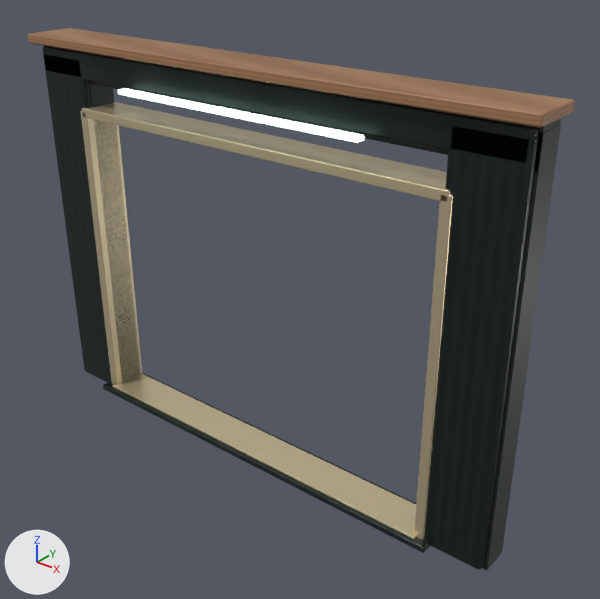
The glTF model public/models/custom/architecture/elevator-portal.glb: old version first, new version second.
Both versions are drawn from a camera (50 mm lens) standing at (9.95, -11.01, 10.71) and looking at (0.85, 0.37, 3.65). Lighting does not change. The marker at lower left points along +X, +Y and +Z. The older version comes first. Vertices at exactly the same position are counted once.

Script lines for the objects in view, before the commit:
```python
ob_portal_canopy = bpy.data.objects.new('Portal_Canopy', me_cube_216)
ob_portal_canopy.location = (0.0, 0.0, 8.05)
ob_portal_closure_header = bpy.data.objects.new('Portal_Closure_Header', me_cube_207)
ob_portal_closure_header.location = (0.0, 0.05, 7.62)
ob_portal_closure_left = bpy.data.objects.new('Portal_Closure_Left', me_cube_205)
ob_portal_closure_left.location = (-4.86, 0.05, 3.91)
ob_portal_closure_right = bpy.data.objects.new('Portal_Closure_Right', me_cube_206)
ob_portal_closure_right.location = (4.86, 0.05, 3.91)
ob_portal_reveal_left = bpy.data.objects.new('Portal_Reveal_Left', me_cube_211)
ob_portal_reveal_left.location = (-4.25, 0.0, 3.36)
ob_portal_reveal_right = bpy.data.objects.new('Portal_Reveal_Right', me_cube_212)
ob_portal_reveal_right.location = (4.25, 0.0, 3.36)
ob_portal_reveal_top = bpy.data.objects.new('Portal_Reveal_Top', me_cube_213)
ob_portal_reveal_top.location = (0.0, 0.0, 6.68)
ob_portal_right = bpy.data.objects.new('Portal_Right', me_cube_209)
ob_portal_right.location = (4.84, 0.0, 3.9)
ob_portal_threshold_inlay = bpy.data.objects.new('Portal_Threshold_Inlay', me_cube_215)
ob_portal_threshold_inlay.location = (0.0, -0.08, 0.14)
# also in view: 'Portal_Threshold' at (0.0, -0.08, 0.06); 'Portal_Left' at (-4.84, 0.0, 3.9); 'Portal_Header' at (0.0, 0.0, 7.62); 'Portal_Light' at (0.0, -0.55, 7.34)
```
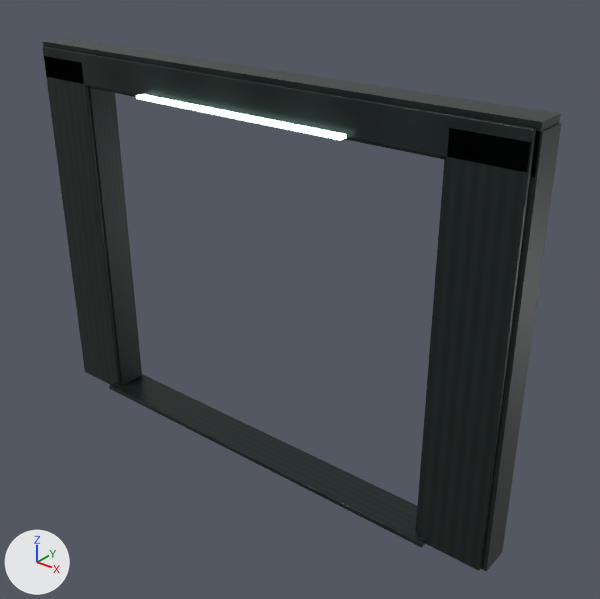
Changed parts and their boxes [x1, y1, x2, y2] in the pictures (600 x 599 px; the box of a moved part takes in the faces that stretch with it):
'Portal_Right', recoloured, reshaped, moved
    before: [424, 126, 538, 570]
    after: [417, 128, 535, 570]
'Portal_Header', recoloured, reshaped, moved (8% taller)
    before: [43, 46, 538, 163]
    after: [43, 46, 536, 173]
'Portal_Canopy', deleted (brown)
    before: [28, 28, 575, 128]
'Portal_Threshold', recoloured, rescaled
    before: [103, 373, 430, 553]
    after: [109, 374, 425, 548]
'Portal_Closure_Right', moved
    before: [483, 125, 561, 570]
    after: [416, 123, 561, 571]
'Portal_Reveal_Top', deleted (beige)
    before: [82, 102, 450, 201]
'Portal_Threshold_Inlay', deleted (beige)
    before: [113, 373, 416, 539]
'Portal_Closure_Header', recoloured, moved (mostly hidden before)
    before: [89, 81, 561, 173]
    after: [43, 38, 561, 178]
'Portal_Reveal_Left', deleted (beige)
    before: [81, 110, 142, 385]
'Portal_Closure_Left', recoloured, moved
    before: [89, 82, 140, 380]
    after: [43, 55, 142, 385]
'Portal_Reveal_Right', deleted (beige)
    before: [414, 194, 453, 540]
'Portal_Light', rescaled (15% narrower, 14% shorter)
    before: [118, 88, 365, 143]
    after: [136, 94, 347, 141]
part 3 of me_cube_208, moved or reshaped
    before: [43, 53, 112, 383]
    after: [45, 57, 121, 386]

What changed in the scene script:
```text
Change me_cube_207:
    remove me_cube_207.from_pydata(...)  # 8 vertices, 12 faces; spans x -5.56..5.56, y -0.29..0.29, z -0.36..0.36
    remove me_cube_207.materials.append(mat_metal_black)  # picture img_metal_charcoal
    add me_cube_207.from_pydata(...)  # 8 vertices, 12 faces; spans x -5.54..5.54, y -0.31..0.31, z -0.39..0.39
    me_cube_207 part 1: the whole mesh is scaled about its middle by (0.996, 1.07, 1.08)
    add me_cube_207.materials.append(mat_metal_charcoal)  # picture img_metal_charcoal
Change me_cube_205:
    remove me_cube_205.from_pydata(...)  # 8 vertices, 12 faces; spans x -0.71..0.71, y -0.29..0.29, z -3.91..3.91
    remove me_cube_205.materials.append(mat_metal_black)  # picture img_metal_charcoal
    add me_cube_205.from_pydata(...)  # 8 vertices, 12 faces; spans x -0.73..0.73, y -0.31..0.31, z -3.92..3.92
    edits to the shape of me_cube_205 do not show in these pictures
    add me_cube_205.materials.append(mat_metal_charcoal)  # picture img_metal_charcoal
Change me_cube_206:
    remove me_cube_206.from_pydata(...)  # 8 vertices, 12 faces; spans x -0.71..0.71, y -0.29..0.29, z -3.91..3.91
    remove me_cube_206.materials.append(mat_metal_black)  # picture img_metal_charcoal
    add me_cube_206.from_pydata(...)  # 8 vertices, 12 faces; spans x -0.73..0.73, y -0.31..0.31, z -3.92..3.92
    edits to the shape of me_cube_206 do not show in these pictures
    add me_cube_206.materials.append(mat_metal_charcoal)  # picture img_metal_charcoal
Change me_cube_210:
    remove me_cube_210.from_pydata(...)  # 56 vertices, 108 faces; spans x -5.49..5.49, y -0.36..0.36, z -0.29..0.29
    remove me_cube_210.materials.append(mat_metal_charcoal)  # picture img_metal_charcoal
    add me_cube_210.from_pydata(...)  # 56 vertices, 108 faces; spans x -5.47..5.47, y -0.35..0.35, z -0.32..0.32
    me_cube_210 part 2: 56 of 56 vertices moved; they spanned x -5.49..5.49, y -0.36..0.36, z -0.29..0.29 and now span x -5.47..5.47, y -0.35..0.35, z -0.32..0.32; mean shift (0.0, 0.0, 0.0)
    add me_cube_210.materials.append(mat_metal_black)  # picture img_metal_charcoal
Change me_cube_208:
    remove me_cube_208.from_pydata(...)  # 56 vertices, 108 faces; spans x -0.66..0.66, y -0.36..0.36, z -3.9..3.9
    remove me_cube_208.materials.append(mat_metal_charcoal)  # picture img_metal_charcoal
    add me_cube_208.from_pydata(...)  # 56 vertices, 108 faces; spans x -0.65..0.65, y -0.35..0.35, z -3.86..3.86
    me_cube_208 part 3: 48 of 56 vertices moved; they spanned x -0.66..0.66, y -0.36..0.36, z -3.9..3.9 and now span x -0.65..0.65, y -0.35..0.35, z -3.86..3.86; mean shift (0.0, 0.0, 0.0); largest move (-0.59, -0.29, -3.9) -> (-0.62, -0.32, -3.86)
    add me_cube_208.materials.append(mat_metal_black)  # picture img_metal_charcoal
Change me_cube_217:
    remove me_cube_217.from_pydata(...)  # 56 vertices, 108 faces; spans x -2.8..2.8, y -0.1..0.1, z -0.05..0.05
    add me_cube_217.from_pydata(...)  # 56 vertices, 108 faces; spans x -2.4..2.4, y -0.09..0.09, z -0.04..0.04
    me_cube_217 part 4: the whole mesh is scaled about its middle by (0.858, 0.929, 0.832)
Change me_cube_209:
    remove me_cube_209.from_pydata(...)  # 56 vertices, 108 faces; spans x -0.66..0.66, y -0.36..0.36, z -3.9..3.9
    remove me_cube_209.materials.append(mat_metal_charcoal)  # picture img_metal_charcoal
    add me_cube_209.from_pydata(...)  # 56 vertices, 108 faces; spans x -0.65..0.65, y -0.35..0.35, z -3.86..3.86
    me_cube_209 part 5: 48 of 56 vertices moved; they spanned x -0.66..0.66, y -0.36..0.36, z -3.9..3.9 and now span x -0.65..0.65, y -0.35..0.35, z -3.86..3.86; mean shift (0.0, 0.0, 0.0); largest move (-0.59, -0.29, -3.9) -> (-0.62, -0.32, -3.86)
    add me_cube_209.materials.append(mat_metal_black)  # picture img_metal_charcoal
Change me_cube_214:
    remove me_cube_214.from_pydata(...)  # 56 vertices, 108 faces; spans x -4.47..4.47, y -0.5..0.5, z -0.06..0.06
    remove me_cube_214.materials.append(mat_metal_black)  # picture img_metal_charcoal
    add me_cube_214.from_pydata(...)  # 56 vertices, 108 faces; spans x -4.37..4.37, y -0.43..0.43, z -0.05..0.05
    me_cube_214 part 6: the whole mesh is scaled about its middle by (0.978, 0.871, 0.838)
    add me_cube_214.materials.append(mat_metal_charcoal)  # picture img_metal_charcoal
Remove ob_portal_canopy:
    ob_portal_canopy = bpy.data.objects.new('Portal_Canopy', me_cube_216)
Change ob_portal_closure_header:
    ob_portal_closure_header.location: (0.0, 0.05, 7.62) -> (0.0, 0.04, 7.58)
Change ob_portal_closure_left:
    ob_portal_closure_left.location: (-4.86, 0.05, 3.91) -> (-4.84, 0.04, 3.92)
Change ob_portal_closure_right:
    ob_portal_closure_right.location: (4.86, 0.05, 3.91) -> (4.84, 0.04, 3.92)
Change ob_portal_header:
    ob_portal_header.location: (0.0, 0.0, 7.62) -> (0.0, 0.0, 7.56)
Change ob_portal_light:
    ob_portal_light.location: (0.0, -0.55, 7.34) -> (0.0, -0.46, 7.28)
Remove ob_portal_reveal_left:
    ob_portal_reveal_left = bpy.data.objects.new('Portal_Reveal_Left', me_cube_211)
Remove ob_portal_reveal_right:
    ob_portal_reveal_right = bpy.data.objects.new('Portal_Reveal_Right', me_cube_212)
Remove ob_portal_reveal_top:
    ob_portal_reveal_top = bpy.data.objects.new('Portal_Reveal_Top', me_cube_213)
Change ob_portal_right:
    ob_portal_right.location: (4.84, 0.0, 3.9) -> (4.82, 0.0, 3.86)
Change ob_portal_threshold:
    ob_portal_threshold.location: (0.0, -0.08, 0.06) -> (0.0, -0.04, 0.04)
Remove ob_portal_threshold_inlay:
    ob_portal_threshold_inlay = bpy.data.objects.new('Portal_Threshold_Inlay', me_cube_215)
```
